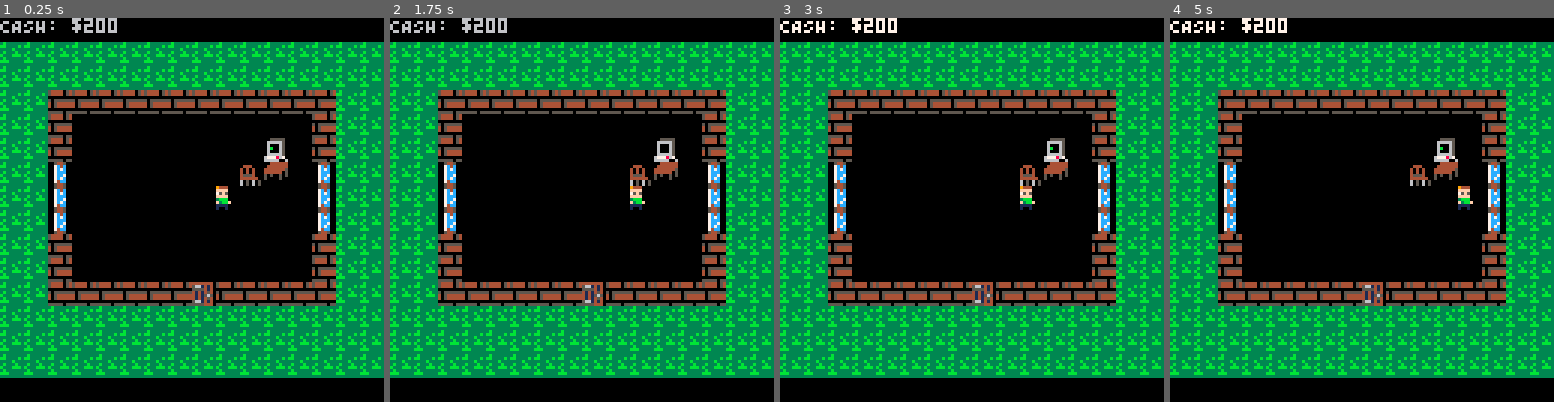
Above: before the commit, frames 1-4 (left to right).
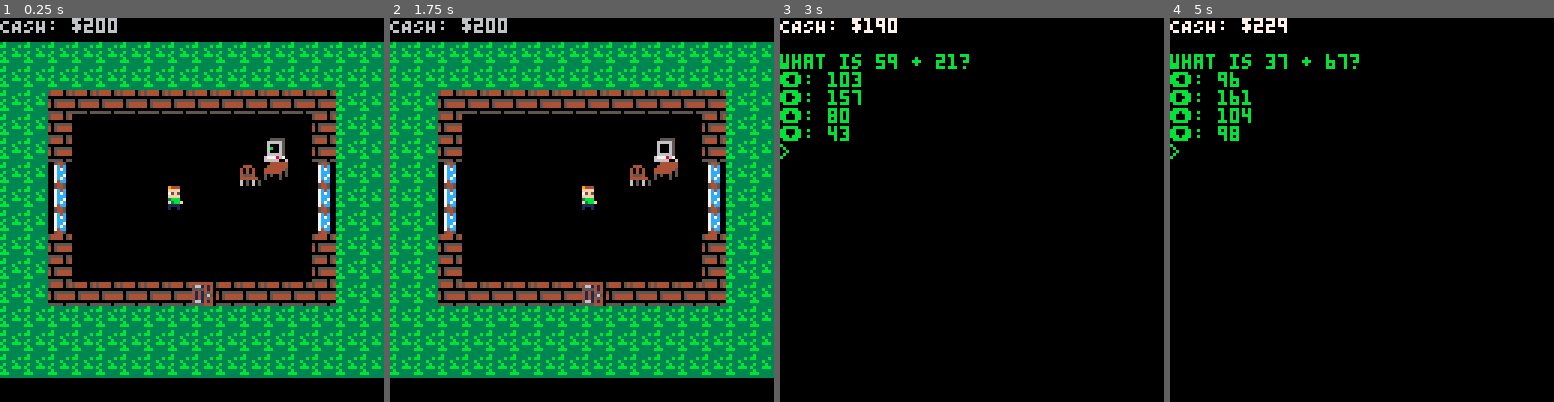
Above: after the commit, the same moments.

Repository: aconbere/happy-home-designer
Game: PICO-8 cartridge interior.p8
Same seed, same stepped clock (60 frames per second), same inputs: the game is played once before the commit and once after it.
Inputs:
- Up to frame 1 (0.25 s): no input
- Up to frame 2 (1.75 s): tap X (X key) at 0.33, 1.07 s; tap O (Z key) at 0.7, 1.7 s; hold Right from 1.6 s (still down)
- Up to frame 3 (3 s): tap X (X key) at 1.85, 2.97 s; release Right at 2.1 s; tap O (Z key) at 2.1, 2.5, 2.9 s; hold Up 2.15-2.42 s; hold Right from 2.47 s (still down)
- Up to frame 4 (5 s): release Right at 3.03 s; hold Left 3.08-3.58 s; tap O (Z key) every 0.4 s from 3.3 to 4.9 s; hold Down 3.63-3.97 s; hold Right 4.02-4.68 s; tap X (X key) at 4.08 s; hold Up from 4.73 s (still down)

The runs differ from the first frame. In frame 1, 0.4% of the frame differs, in the area x 43-61%, y 43-50%; in frame 2, 0.4%; in frame 3, 55%; in frame 4, 55%, in the area x 0-100%, y 0-94%.

Commit message:
balance mostly working

Diff:
--- a/interior.p8
+++ b/interior.p8
@@ -34,10 +34,10 @@
   computer_chair = { sprite = 25 },
 }
 
-COST = 40
+COST = 10
 EARNED = 60
-DROP_ACCELERATION = 10
-DROP_TIMER = 160
+DROP_ACCELERATION = 1
+DROP_TIMER = 80
 
 function shuffle(tbl)
   for i = #tbl, 2, -1 do
@@ -91,7 +91,7 @@
 function map_get(pos)
   e = MAP[pos.y][pos.x]
 
-  if e == 0 then
+  if e == NE then
     return nil
   end
 
@@ -304,7 +304,7 @@
   label = "your chair",
 })
 
-HERO = hero_new {pos = {x = 7, y = 4}}
+HERO = hero_new {pos = {x = 5, y = 4}}
 
 DIR_TO_VEL = {
   n = { x = 0,  y = -1 },
@@ -313,15 +313,31 @@
   w = { x = -1, y = 0  },
 }
 
-function shift_dir(start, dir)
+function in_map(pos)
+  return pos.x >= 1 and pos.x <= MAP_X_COUNT and
+         pos.y >= 1 and pos.y <= MAP_Y_COUNT
+end
+
+function first_shiftable(pos, dir)
+  pos = apply_dir(pos, dir)
+
+  while in_map(pos) do
+    local n = map_get(pos)
+
+    if n == nil then
+      return pos
+    else
+      pos = apply_dir(pos, dir)
+    end
+  end
+
+  return nil
+end
+
+function shift(start, dir)
   local vel = DIR_TO_VEL[dir]
 
   local e = map_get(start)
-
-  -- I don't remember why
-  if e == NE then
-    return false
-  end
 
   local next_pos = apply_dir(start, dir)
 
@@ -335,6 +351,29 @@
   return true
 end
 
+function reverse_dir(dir)
+  if dir == "n" then
+    return "s"
+  elseif dir == "e" then
+    return "w"
+  elseif dir == "s" then
+    return "n"
+  elseif dir == "w" then
+    return "e"
+  end
+end
+
+function shift_stack(hole, hero_pos, dir)
+  r_dir = reverse_dir(dir)
+
+  repeat
+    back_pos = apply_dir(hole, r_dir)
+    shift(back_pos, dir)
+    hole = back_pos
+  until (hole.x == hero_pos.x and
+         hole.y == hero_pos.y)
+end
+
 function apply_dir(pos, dir)
   local vel = DIR_TO_VEL[dir]
 
@@ -357,71 +396,26 @@
   if not bg_collision(new_pos, WALL_FLAG) then
     local collision = map_get(new_pos)
 
+    -- we hit something
     if collision then
+      -- it's part of the desk
       if collision.label == "your chair" or
          collision.label == "your computer" or
          collision.label == "your table" then
         GAME.state = "working"
+      -- it's moveable
       elseif collision.movable then
-        if shift_dir(collision.pos, dir) then
-          shift_dir(hero.pos, dir)
+        -- search in dir for a hole
+        local hole = first_shiftable(new_pos, dir)
+
+        if hole then
+          shift_stack(hole, old_pos, dir)
         end
       end
     else
-      shift_dir(hero.pos, dir)
-    end
-  end
-end
-
-function can_move_into(e)
-  if e == NE then
-    return true
-  end
-
-  return e.movable
-end
-
-function in_map(pos)
-  return pos.x >= 1 and pos.x <= MAP_X_COUNT and
-         pos.y >= 1 and pos.y <= MAP_Y_COUNT
-end
-
--- looks in a direction through MAP to find if
--- there we can shift items that direction
-function can_shift(pos, dir)
-  while in_map(pos) do
-    if can_move_into(e) then
-      return true
-    end
-  end
-  return false
-end
-
-function shift(pos, dir)
-  if dir == "n" then
-    for y = pos.y, y-1, y > 0 do
-      local e = map_get({x = pos.x, y = y})
-      return can_move_into(e)
-    end
-  elseif dir == "e" then
-    for x = pos.x, x+1, x <= MAP_X_COUNT do
-      local e = map_get({x = x, y = pos.y})
-      return can_move_into(e)
-    end
-  elseif dir == "s" then
-    for y = pos.y, y+1, y <= MAP_Y_COUNT do
-      local e = map_get({x = pos.x, y = y})
-      return can_move_into(e)
-    end
-  elseif dir == "w" then
-    for x = pos.x, x-1, x > 0 do
-      local e = map_get({x = x, y = pos.y})
-      return can_move_into(e)
-    end
-  end
-
-  -- this is a failure scenario
-  return false
+      shift(hero.pos, dir)
+    end
+  end
 end
 
 function find_empty()
@@ -441,7 +435,7 @@
     return nil
   end
 
-  return slots[flr(rnd(count))]
+  return slots[flr(rnd(count)) + 1]
 end
 
 function random_item(pos)
@@ -485,7 +479,6 @@
 end
 
 function _update()
-  -- 30fps * 10s
   if GAME.drop_timer > DROP_TIMER then
     GAME.drop_timer = 0
     GAME.target_cash -= COST
@@ -503,7 +496,7 @@
     end
 
     random_item(pos)
-    GAME.drop_timer -= DROP_ACCELERATION
+    DROP_TIMER -= DROP_ACCELERATION
   end
 
   if GAME.state == "working" then
@@ -583,7 +576,7 @@
   elseif GAME.state == "crushed" then
     cls()
     print("your possessions fill you")
-    print("with happyness ... ")
+    print("with happyiess ... ")
     print("")
     print("as they slowly crush you under")
     print("their weight")
@@ -769,10 +762,10 @@
 3535313131313131313131313131353500000000000000000000000000000000000000000000000000000000000000000000000000000000000000000000000000000000000000000000000000000000000000000000000000000000000000000000000000000000000000000000000000000000000000000000000000000000
 35353100000000000000003b0031353500000000000000000000000000000000000000000000000000000000000000000000000000000000000000000000000000000000000000000000000000000000000000000000000000000000000000000000000000000000000000000000000000000000000000000000000000000000
 353531000000000000003b3b0031353500000000000000000000000000000000000000000000000000000000000000000000000000000000000000000000000000000000000000000000000000000000000000000000000000000000000000000000000000000000000000000000000000000000000000000000000000000000
+35353400001a0000000000000034353500000000000000000000000000000000000000000000000000000000000000000000000000000000000000000000000000000000000000000000000000000000000000000000000000000000000000000000000000000000000000000000000000000000000000000000000000000000
 3535340000000000000000000034353500000000000000000000000000000000000000000000000000000000000000000000000000000000000000000000000000000000000000000000000000000000000000000000000000000000000000000000000000000000000000000000000000000000000000000000000000000000
 3535340000000000000000000034353500000000000000000000000000000000000000000000000000000000000000000000000000000000000000000000000000000000000000000000000000000000000000000000000000000000000000000000000000000000000000000000000000000000000000000000000000000000
-3535340000000000000000000034353500000000000000000000000000000000000000000000000000000000000000000000000000000000000000000000000000000000000000000000000000000000000000000000000000000000000000000000000000000000000000000000000000000000000000000000000000000000
-3535310000000000000000000031353500000000000000000000000000000000000000000000000000000000000000000000000000000000000000000000000000000000000000000000000000000000000000000000000000000000000000000000000000000000000000000000000000000000000000000000000000000000
+35353100001a000000001a000031353500000000000000000000000000000000000000000000000000000000000000000000000000000000000000000000000000000000000000000000000000000000000000000000000000000000000000000000000000000000000000000000000000000000000000000000000000000000
 3535310000000000000000000031353500000000000000000000000000000000000000000000000000000000000000000000000000000000000000000000000000000000000000000000000000000000000000000000000000000000000000000000000000000000000000000000000000000000000000000000000000000000
 3535313131313131333131313131353500000000000000000000000000000000000000000000000000000000000000000000000000000000000000000000000000000000000000000000000000000000000000000000000000000000000000000000000000000000000000000000000000000000000000000000000000000000
 3535353535353535353535353535353500000000000000000000000000000000000000000000000000000000000000000000000000000000000000000000000000000000000000000000000000000000000000000000000000000000000000000000000000000000000000000000000000000000000000000000000000000000
